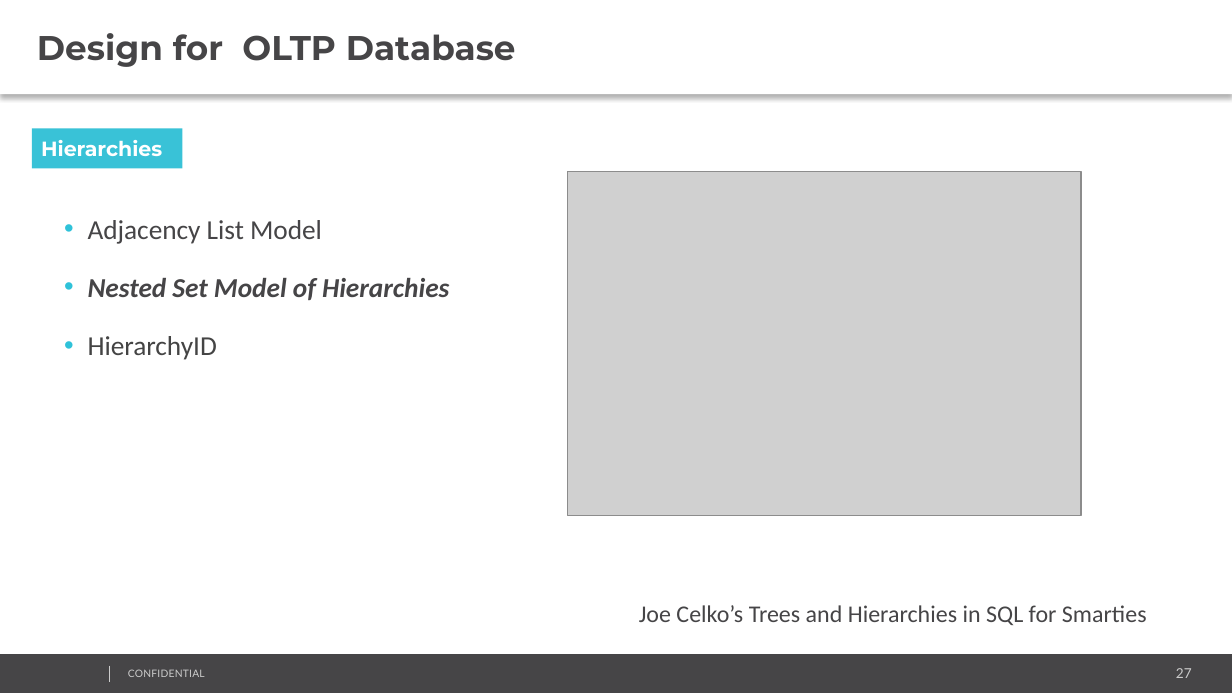
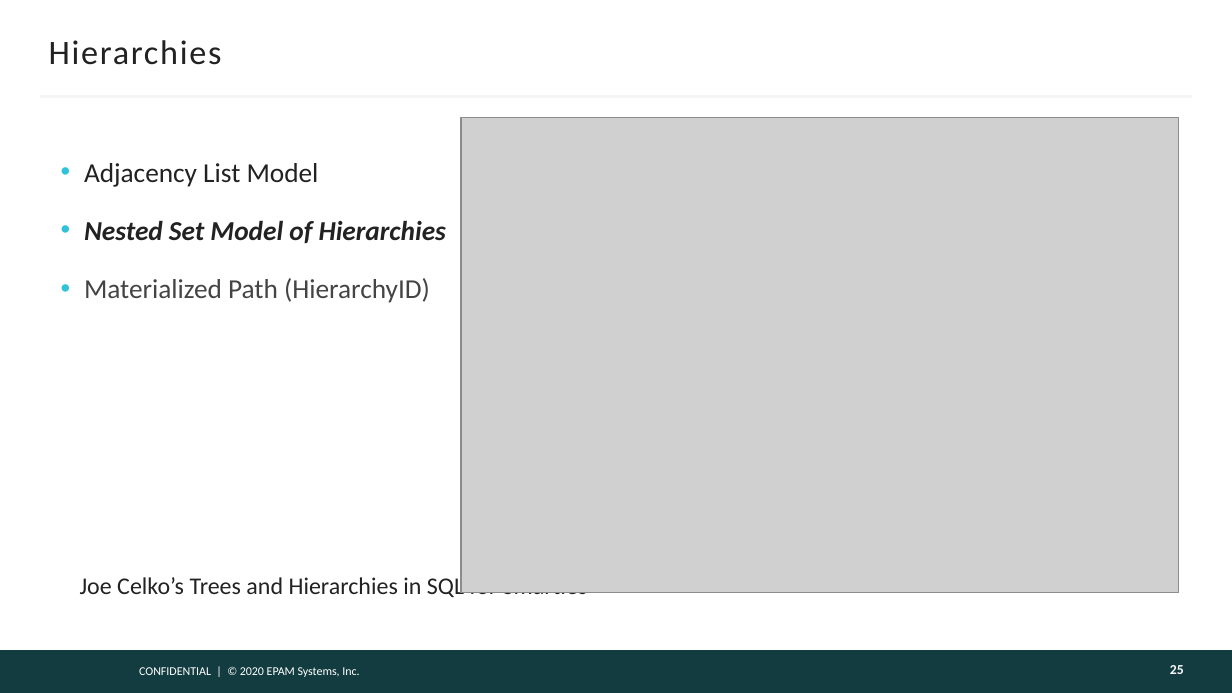
Before and after one commit to AndreyQC/MSBI.Lab, a slide deck: slide 25 of MSBI.E07-SQL/MSBI.Dev.S20E07.pptx (slide 27 before the commit). Drawn at 1232x693 pixels with LibreOffice and Linux fonts; fonts in the diff are those of the drawing; grey boxes stand for pictures; background and template pictures are left out. Boxes give left, top, right and bottom in pixels: in the first picture for what was removed or moved away, otherwise in the second. Text is boxed around its words. In the diff, an @@ line names an element or a change of style, - is before the commit and + after.

```diff
--- a/MSBI.E07-SQL/MSBI.Dev.S20E07.pptx
+++ b/MSBI.E07-SQL/MSBI.Dev.S20E07.pptx
@@ text removed at bbox=[0, 0, 1232, 95] @@
-Design for OLTP Database
@@ title "Hierarchies": place and size @@
-title "Hierarchies" at bbox=[32, 128, 182, 168]
+title "Hierarchies" at bbox=[49, 40, 222, 65]
@@ title "Hierarchies" at bbox=[49, 40, 222, 65]: size 12 to 20 pt, font Montserrat to Calibri, text colour #FFFFFF to #222222, letter spacing 0 to 1 pt, bold off; fill #39C2D7 to none @@
@@ line added from (39, 96) to (1193, 96), #F5F5F5 1.5 pt @@
@@ picture: place and size @@
-picture at bbox=[568, 171, 1082, 515]
+picture at bbox=[461, 117, 1178, 593]
@@ text "Adjacency List Model": place and size @@
-text "Adjacency List Model" at bbox=[88, 220, 449, 360]
+text "Adjacency List Model" at bbox=[84, 163, 446, 303]
@@ text at bbox=[84, 163, 446, 244]: text colour #464547 to #222222 in "Adjacency List Model", "Nested Set Model of Hierarchies" @@
@@ text at bbox=[84, 278, 430, 303]: text changed @@
-    • HierarchyID
+    • Materialized Path (HierarchyID)
@@ text "Joe Celko’s Trees and Hierarchies ...": place and size @@
-text "Joe Celko’s Trees and Hierarchies ..." at bbox=[639, 605, 1147, 625]
+text "Joe Celko’s Trees and Hierarchies ..." at bbox=[80, 574, 588, 601]
@@ text "Joe Celko’s Trees and Hierarchies ..." at bbox=[80, 574, 588, 601]: text colour #464547 to #222222 @@
@@ rectangle: place and size @@
-rectangle at bbox=[0, 654, 1232, 693]
+rectangle at bbox=[0, 650, 1232, 693]
@@ rectangle at bbox=[0, 650, 1232, 693]: fill #464547 to #133C41 @@
@@ line removed from (110, 665) to (110, 683) @@
@@ text at bbox=[139, 667, 359, 677]: text changed; size 6 to 7 pt; font Lato to Calibri; text colour #CCCCCC to #FFFFFF @@
-CONFIDENTIAL
+CONFIDENTIAL | © 2020 EPAM Systems, Inc.
@@ page number added at bbox=[1170, 665, 1184, 674], 8 pt, text #FEFEFE, bold @@
+25
@@ page number removed at bbox=[1176, 668, 1192, 678] @@
-27
```
Also in this commit, not shown: 23 other slides changed, 9 slides added, 9 slides removed, 2 other files.
